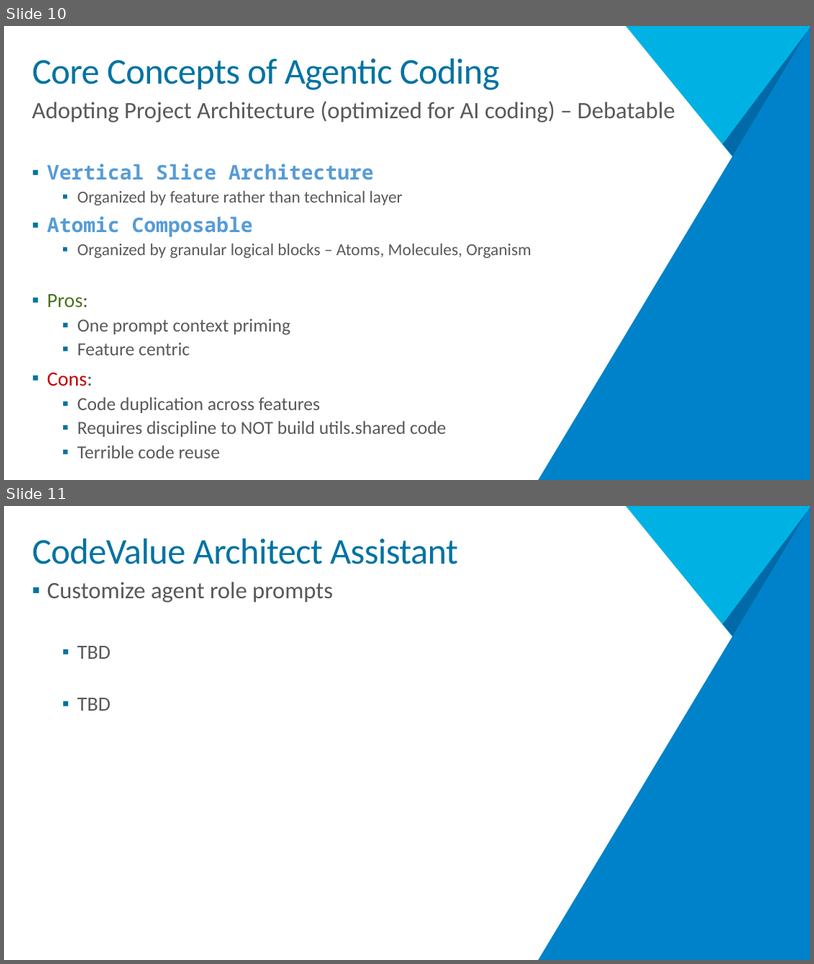
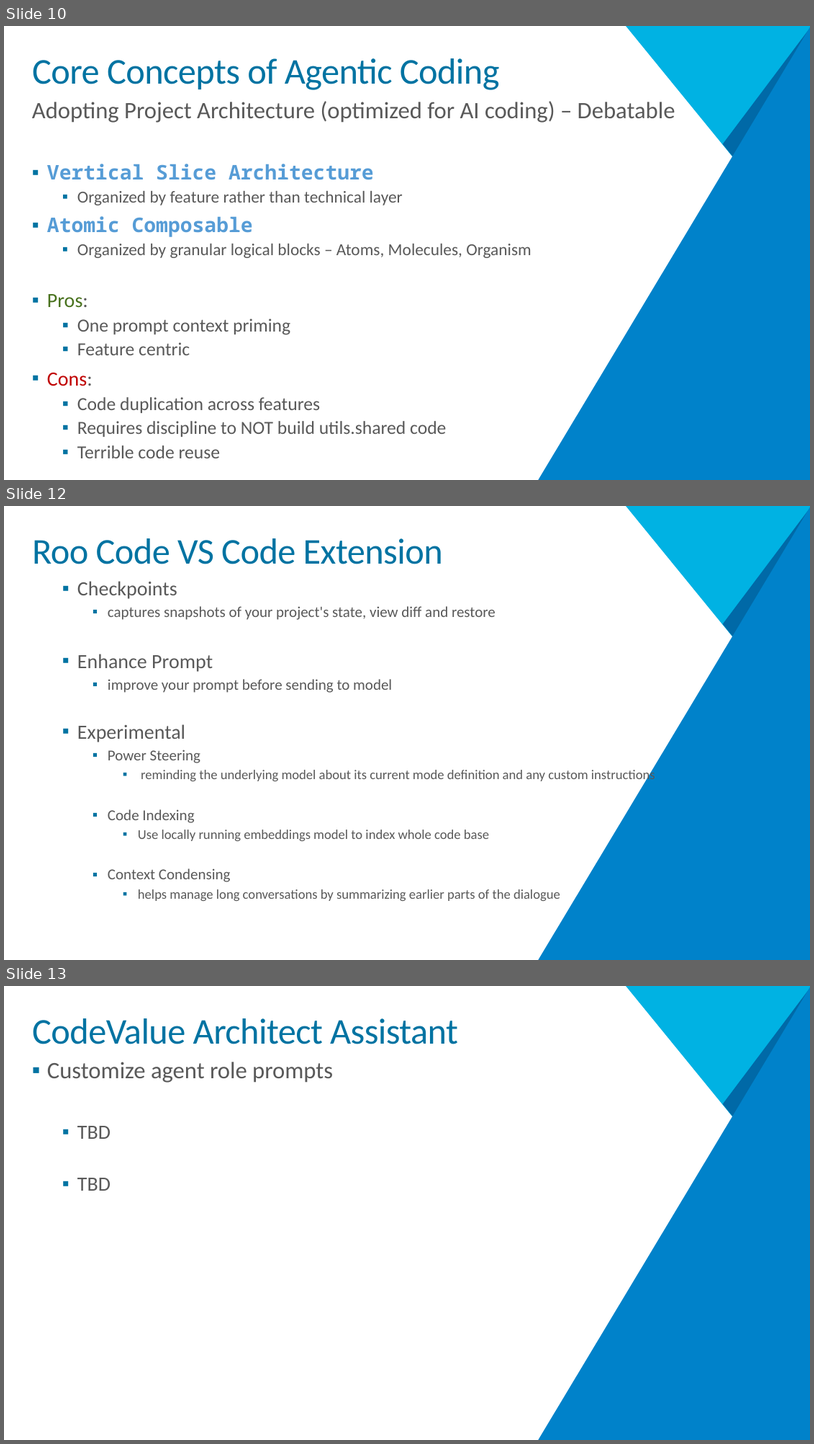
Before and after one commit to MarkG/architecture-next-2025, a slide deck: presentation/Vibe Coding.pptx. Shown one above the other, each under a label of ours: slides 10 and 11 before the commit, slides 10, 12 and 13 after it; the slides between them are not shown. The pictures are 814x964 and 814x1444 pixels, drawn with LibreOffice and Linux fonts; fonts in the diff are those of the drawing; background and template pictures are left out. Boxes give left, top, right and bottom in pixels: in the first picture for what was removed or moved away, otherwise in the second. Text is boxed around its words. In the diff, an @@ line names an element or a change of style, - is before the commit and + after.

```diff
--- a/presentation/Vibe Coding.pptx
+++ b/presentation/Vibe Coding.pptx
@@ slide 12 added at <box>4,506,810,960</box>, background #FFFFFF; not listed: 3 template elements that a slide beside it also shows @@
@@ title added at <box>32,538,443,564</box>, 43.2 pt, text #0073A2 @@
+Roo Code VS Code Extension
@@ text added at <box>77,581,656,901</box>, 16 pt, text #595959 @@
+  ▪ Checkpoints
+    ▪ captures snapshots of your project's state, view diff and restore
+  ▪ Enhance Prompt
+    ▪ improve your prompt before sending to model
+  ▪ Experimental
+    ▪ Power Steering
+      ▪ reminding the underlying model about its current mode definition and any custom instructions
+    ▪ Code Indexing
+      ▪ Use locally running embeddings model to index whole code base
+    ▪ Context Condensing
+      ▪ helps manage long conversations by summarizing earlier parts of the dialogue
@@ rectangle added at <box>274,847,521,952</box>, fill #FFFFFF @@
@@ what was slide 11 is now slide 13 @@
```
Also in this commit, not shown: 5 slides changed, 2 other slides added, 1 slide removed.
